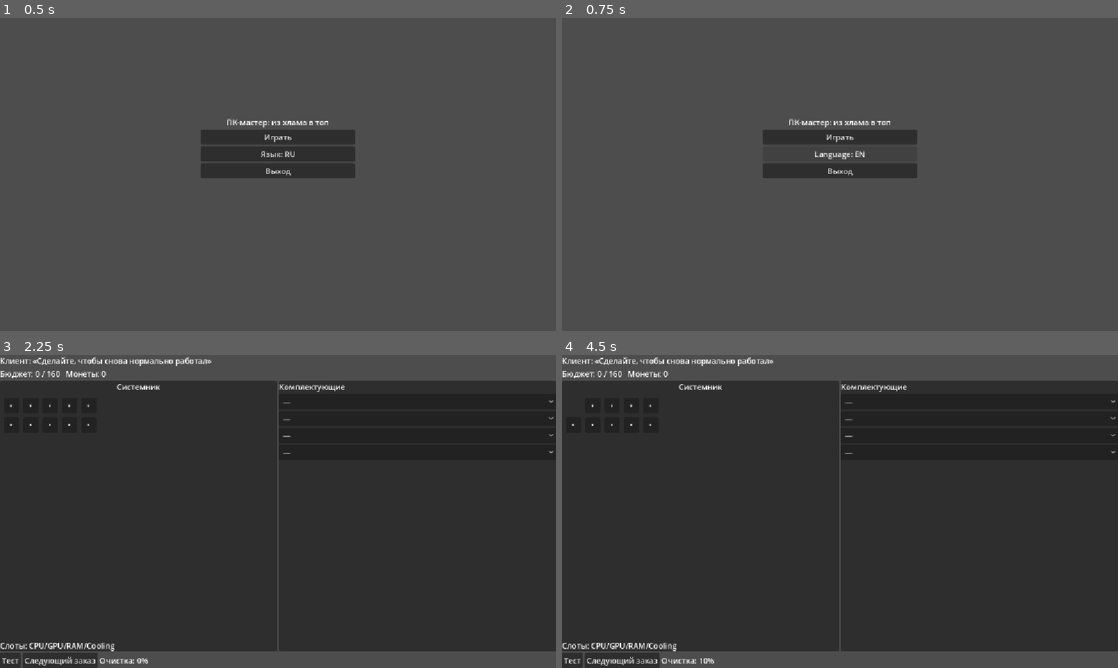
Above: before the commit, frames 1-4 (two rows, left to right).
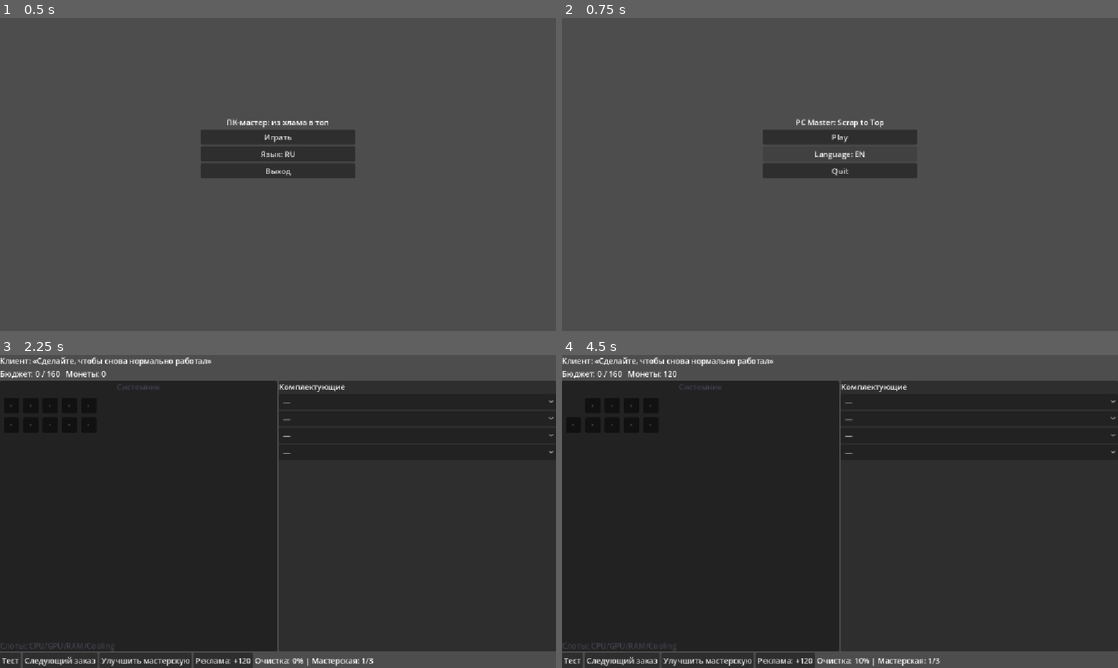
Above: after the commit, the same moments.

Repository: danii1kq/2d-game_PC-master
Game: Godot game, scene res://scenes/boot/boot.tscn
Two runs of this game, one before a commit and one after it. Both use one fixed random seed, a clock stepped at 60 frames per second and the inputs below.
Inputs (mouse positions are in pixels of both pictures, inside the frame that each line leads up to):
- Up to frame 1 (0.5 s): no input
- Up to frame 2 (0.75 s): click "Язык: RU" at 0.5 s
- Up to frame 3 (2.25 s): click "Language: EN" at 1.25 s; click "Играть" at 2 s
- Up to frame 4 (4.5 s): click (706, 661) at 2.75 s, where only the run after the commit has a clickable "Улучшить мастерскую"; click (784, 661) at 3.5 s, where only the run after the commit has a clickable "Реклама: +120"; click "•" at 4.25 s

Frame 1 is identical in both runs. In frame 2, 0.3% of the frame differs, in the area x 40-59%, y 32-51%; in frame 3, 1.9%; in frame 4, 1.9%, in the area x 0-68%, y 5-100%.

Commit message:
Add upgrades, infinite order generator, pause/ad services, save load

Diff:
--- a/project.godot
+++ b/project.godot
@@ -36,3 +36,5 @@
 OrderService="*res://scripts/services/order_service.gd"
 SaveService="*res://scripts/services/save_service.gd"
 EconomyService="*res://scripts/services/economy_service.gd"
+PauseManager="*res://scripts/services/pause_manager.gd"
+AdService="*res://scripts/services/ad_service.gd"
--- a/resources/balance/orders.json
+++ b/resources/balance/orders.json
@@ -15,8 +15,8 @@
       "client_en": "Client: “I want to play without lag”",
       "requirements": [{"type": "gpu_min", "value": 30}, {"type": "ram_min", "value": 16}],
       "dirt": 14,
-      "budget": 360,
-      "reward": 180
+      "budget": 420,
+      "reward": 200
     },
     {
       "id": "order_3",
@@ -24,8 +24,8 @@
       "client_en": "Client: “Build a quiet and powerful PC”",
       "requirements": [{"type": "cpu_min", "value": 40}, {"type": "gpu_min", "value": 40}, {"type": "cooling_min_heat", "value": 0}],
       "dirt": 18,
-      "budget": 700,
-      "reward": 360
+      "budget": 1050,
+      "reward": 520
     }
   ]
 }
--- a/scenes/workshop/workshop.tscn
+++ b/scenes/workshop/workshop.tscn
@@ -82,6 +82,14 @@
 layout_mode = 2
 text = "Следующий заказ"
 
+[node name="UpgradeButton" type="Button" parent="RootVBox/Bottom"]
+layout_mode = 2
+text = "Улучшить мастерскую"
+
+[node name="AdButton" type="Button" parent="RootVBox/Bottom"]
+layout_mode = 2
+text = "Реклама: +120"
+
 [node name="StatusLabel" type="Label" parent="RootVBox/Bottom"]
 layout_mode = 2
 size_flags_horizontal = 3
--- a/scripts/core/game_state.gd
+++ b/scripts/core/game_state.gd
@@ -3,11 +3,24 @@
 var money: int = 0
 var current_order_index: int = 0
 var current_order: Dictionary = {}
-var placements: Dictionary = {} # category -> component id
+var placements: Dictionary = {}
 var dirt_remaining: int = 0
 var dirt_total: int = 0
-var stage: String = "clean" # clean, diagnose, install, test, done
+var stage: String = "clean"
 var language: String = "ru"
+var workshop_stage: int = 0
+
+func _ready() -> void:
+    call_deferred("_load_save")
+
+func _load_save() -> void:
+    var data := SaveService.load_state()
+    if data.is_empty():
+        return
+    money = int(data.get("money", money))
+    current_order_index = int(data.get("order_index", current_order_index))
+    language = str(data.get("language", language))
+    workshop_stage = int(data.get("workshop_stage", workshop_stage))
 
 func reset_order(order: Dictionary) -> void:
     current_order = order
--- a/scripts/gameplay/workshop.gd
+++ b/scripts/gameplay/workshop.gd
@@ -9,13 +9,18 @@
 @onready var cool_option: OptionButton = $RootVBox/Middle/ComponentsPanel/CompVBox/CoolOption
 @onready var test_button: Button = $RootVBox/Bottom/TestButton
 @onready var next_button: Button = $RootVBox/Bottom/NextButton
+@onready var upgrade_button: Button = $RootVBox/Bottom/UpgradeButton
+@onready var ad_button: Button = $RootVBox/Bottom/AdButton
 @onready var status_label: Label = $RootVBox/Bottom/StatusLabel
+@onready var pc_panel: PanelContainer = $RootVBox/Middle/PCPanel
 
 var _dirt_buttons: Array = []
 
 func _ready() -> void:
     test_button.pressed.connect(_on_test)
     next_button.pressed.connect(_on_next)
+    upgrade_button.pressed.connect(_on_upgrade)
+    ad_button.pressed.connect(_on_ad)
     cpu_option.item_selected.connect(func(i): _on_component_selected("cpu", i))
     gpu_option.item_selected.connect(func(i): _on_component_selected("gpu", i))
     ram_option.item_selected.connect(func(i): _on_component_selected("ram", i))
@@ -108,7 +113,9 @@
     var dirt_pct := 0
     if GameState.dirt_total > 0:
         dirt_pct = int(100.0 * (GameState.dirt_total - GameState.dirt_remaining) / GameState.dirt_total)
-    status_label.text = ("Очистка: %d%%" % dirt_pct) if GameState.language == "ru" else ("Cleaning: %d%%" % dirt_pct)
+    status_label.text = ("Очистка: %d%% | Мастерская: %d/3" % [dirt_pct, GameState.workshop_stage + 1]) if GameState.language == "ru" else ("Cleaning: %d%% | Workshop: %d/3" % [dirt_pct, GameState.workshop_stage + 1])
+    var stage_colors := [Color(0.25,0.25,0.3), Color(0.3,0.25,0.4), Color(0.25,0.35,0.45)]
+    pc_panel.modulate = stage_colors[clamp(GameState.workshop_stage, 0, 2)]
 
 func _on_test() -> void:
     var order := GameState.current_order
@@ -132,9 +139,32 @@
     GameState.current_order_index += 1
     _start_order()
 
+func _on_upgrade() -> void:
+    var costs := [150, 300, 600]
+    var idx := GameState.workshop_stage
+    if idx >= costs.size():
+        status_label.text = "Максимальный уровень" if GameState.language == "ru" else "Max level"
+        return
+    if GameState.money < costs[idx]:
+        status_label.text = "Недостаточно монет" if GameState.language == "ru" else "Not enough coins"
+        return
+    GameState.money -= costs[idx]
+    GameState.workshop_stage += 1
+    status_label.text = "Мастерская улучшена" if GameState.language == "ru" else "Workshop upgraded"
+    _update_ui()
+    _save()
+
+func _on_ad() -> void:
+    ad_button.disabled = true
+    var amount := 120
+    AdService.rewarded_granted.connect(func(a): GameState.money += a; status_label.text = ("Реклама: +%d монет" % a) if GameState.language=="ru" else ("Ad: +%d coins" % a); _update_ui(); _save(), CONNECT_ONE_SHOT)
+    await AdService.show_rewarded(amount)
+    ad_button.disabled = false
+
 func _save() -> void:
     SaveService.save_state({
         "money": GameState.money,
         "order_index": GameState.current_order_index,
-        "language": GameState.language
+        "language": GameState.language,
+        "workshop_stage": GameState.workshop_stage
     })
--- /dev/null
+++ b/scripts/services/ad_service.gd
@@ -0,0 +1,20 @@
+extends Node
+
+signal rewarded_granted(amount: int)
+signal ad_closed
+
+var _mock_success := true
+
+func show_rewarded(amount: int) -> void:
+    PauseManager.add_reason("ad")
+    # Mock: grant after short delay.
+    await get_tree().create_timer(0.5, true, false, true).timeout
+    if _mock_success:
+        rewarded_granted.emit(amount)
+    PauseManager.remove_reason("ad")
+    ad_closed.emit()
+
+func show_interstitial() -> void:
+    PauseManager.add_reason("ad")
+    await get_tree().create_timer(0.5, true, false, true).timeout
+    PauseManager.remove_reason("ad")
--- a/scripts/services/order_service.gd
+++ b/scripts/services/order_service.gd
@@ -30,7 +30,29 @@
 func get_order(index: int) -> Dictionary:
     if index >= 0 and index < orders.size():
         return orders[index]
-    return {}
+    if index < 0:
+        return {}
+    # Infinite generator: choose a valid configuration first.
+    var rng := RandomNumberGenerator.new()
+    rng.seed = index * 97 + 13
+    var cpu = components.filter(func(c): return c.get("category") == "cpu")[rng.randi_range(0, 5)]
+    var gpu = components.filter(func(c): return c.get("category") == "gpu")[rng.randi_range(0, 5)]
+    var ram = components.filter(func(c): return c.get("category") == "ram")[rng.randi_range(0, 5)]
+    var cool = components.filter(func(c): return c.get("category") == "cooling")[rng.randi_range(0, 5)]
+    var total_heat := int(cpu.get("heat",0)) + int(gpu.get("heat",0)) + int(ram.get("heat",0))
+    var reqs := [{"type":"cpu_min","value":int(cpu.get("score",0))}, {"type":"gpu_min","value":int(gpu.get("score",0))}, {"type":"ram_min","value":int(ram.get("score",0))}]
+    if total_heat > 0:
+        reqs.append({"type":"cooling_min_heat","value":0})
+    var total_price := int(cpu.get("price",0)) + int(gpu.get("price",0)) + int(ram.get("price",0)) + int(cool.get("price",0))
+    return {
+        "id": "gen_%d" % index,
+        "client_ru": "Сгенерированный заказ #%d" % (index + 1),
+        "client_en": "Generated order #%d" % (index + 1),
+        "requirements": reqs,
+        "dirt": rng.randi_range(10, 20),
+        "budget": total_price + rng.randi_range(40, 120),
+        "reward": int(total_price * 0.45) + 60
+    }
 
 func validate_order(order: Dictionary) -> bool:
     # Ensure at least one solution in budget.
--- /dev/null
+++ b/scripts/services/pause_manager.gd
@@ -0,0 +1,17 @@
+extends Node
+
+var _reasons: Dictionary = {}
+
+func add_reason(reason: String) -> void:
+    _reasons[reason] = true
+    _apply()
+
+func remove_reason(reason: String) -> void:
+    _reasons.erase(reason)
+    _apply()
+
+func _apply() -> void:
+    get_tree().paused = not _reasons.is_empty()
+
+func is_paused() -> bool:
+    return not _reasons.is_empty()
--- a/scripts/ui/main_menu.gd
+++ b/scripts/ui/main_menu.gd
@@ -3,8 +3,6 @@
 @onready var play_button: Button = $VBox/PlayButton
 @onready var language_button: Button = $VBox/LanguageButton
 @onready var quit_button: Button = $VBox/QuitButton
-
-var _lang := "ru"
 
 func _ready() -> void:
     play_button.pressed.connect(_on_play)
@@ -16,12 +14,21 @@
     get_tree().change_scene_to_file("res://scenes/workshop/workshop.tscn")
 
 func _on_language() -> void:
-    _lang = "en" if _lang == "ru" else "ru"
+    GameState.language = "en" if GameState.language == "ru" else "ru"
+    SaveService.save_state({"money": GameState.money, "order_index": GameState.current_order_index, "language": GameState.language})
     _update_language()
 
 func _update_language() -> void:
-    language_button.text = "Language: " + _lang.to_upper() if _lang == "en" else "Язык: " + _lang.to_upper()
-    # TODO: propagate to autoload localization
+    if GameState.language == "ru":
+        $VBox/Title.text = "ПК-мастер: из хлама в топ"
+        play_button.text = "Играть"
+        language_button.text = "Язык: RU"
+        quit_button.text = "Выход"
+    else:
+        $VBox/Title.text = "PC Master: Scrap to Top"
+        play_button.text = "Play"
+        language_button.text = "Language: EN"
+        quit_button.text = "Quit"
 
 func _on_quit() -> void:
     get_tree().quit()
Not shown, added: scripts/core/game_state.gd.uid
Not shown, added: scripts/gameplay/workshop.gd.uid
Not shown, added: scripts/services/ad_service.gd.uid
Not shown, added: scripts/services/economy_service.gd.uid
Not shown, added: scripts/services/order_service.gd.uid
Not shown, added: scripts/services/pause_manager.gd.uid
Not shown, added: scripts/services/save_service.gd.uid
